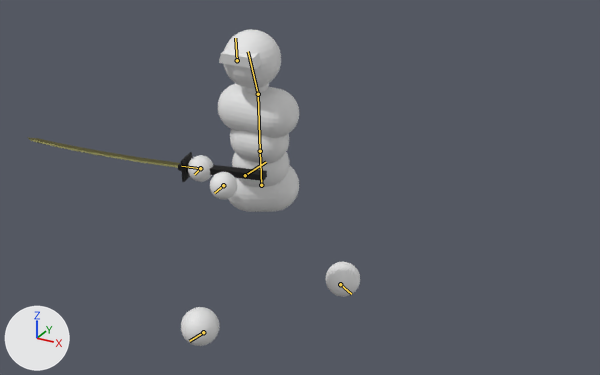
The Blender file asset_raws/simple_combat_char.blend as it was, and as the next commit left it.
The view is the same before and after, from a camera (50 mm lens) standing at (2.0, -5.06, 2.46) and looking at (0.2, -1.79, 0.82). Arrows for +X, +Y and +Z are at lower left; the lights stay in place. The older version comes first. Both versions are drawn at frame 6 of the action 'PC_attack_3rel'; the numbers are the values there. The bones that bend it are drawn over the model as lines.

The first picture shows 'Body', 'Sword'.
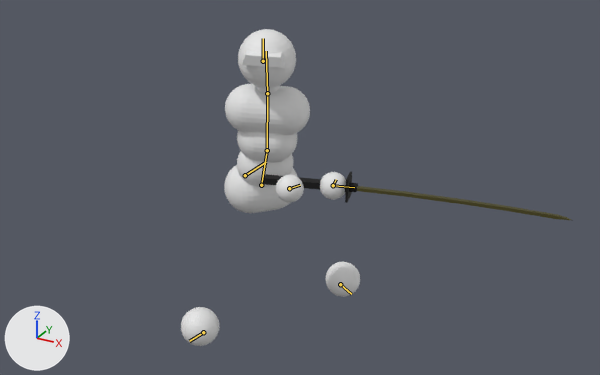
The edits, one by one:
Bone 'Lower back' (bone_lower_back) turns from (-18, 30, 3) to (-16, 48, 7) degrees about its own x, y and z.
Bone 'Hand.L' (bone_hand_l) moves from (-0.381, -0.636, -0.293) to (-0.381, -0.366, -0.181).
Bone 'Hand.L' (bone_hand_l) turns from (-88, 6, -4) to (80, -6, 5) degrees about its own x, y and z.
Bone 'Hand.R' (bone_hand_r) moves from (-0.384, -0.61, 0.173) to (-0.384, -1.234, 0.056).
Bone 'Hand.R' (bone_hand_r) turns from (78, 2, 180) to (74, -178, 0) degrees about its own x, y and z.
Bone 'Sword attachment' (bone_sword_attachment) moves from (0.61, 0.173, 0.384) to (1.234, 0.056, 0.384).
Bone 'Sword attachment' (bone_sword_attachment) turns from (0, 178, 78) to (180, 2, 74) degrees about its own x, y and z.

Boxes (x1, y1, x2, y2) around the edits, measured in the pictures (600 x 375 px):
'Body', posed: (181, 29, 360, 346) in both
'Sword', posed (28% wider, 7% taller): before (27, 137, 267, 182); after (263, 172, 571, 220)
bone 'Lower back', root to tip: before (261, 185) to (260, 151); after (261, 185) to (267, 150)
bone 'Hand.L', root to tip: before (223, 185) to (214, 193); after (289, 188) to (300, 185)
bone 'Hand.R', root to tip: before (200, 168) to (194, 174); after (333, 185) to (336, 179)
bone 'Sword attachment', root to tip: before (200, 168) to (181, 166); after (333, 185) to (354, 187)
